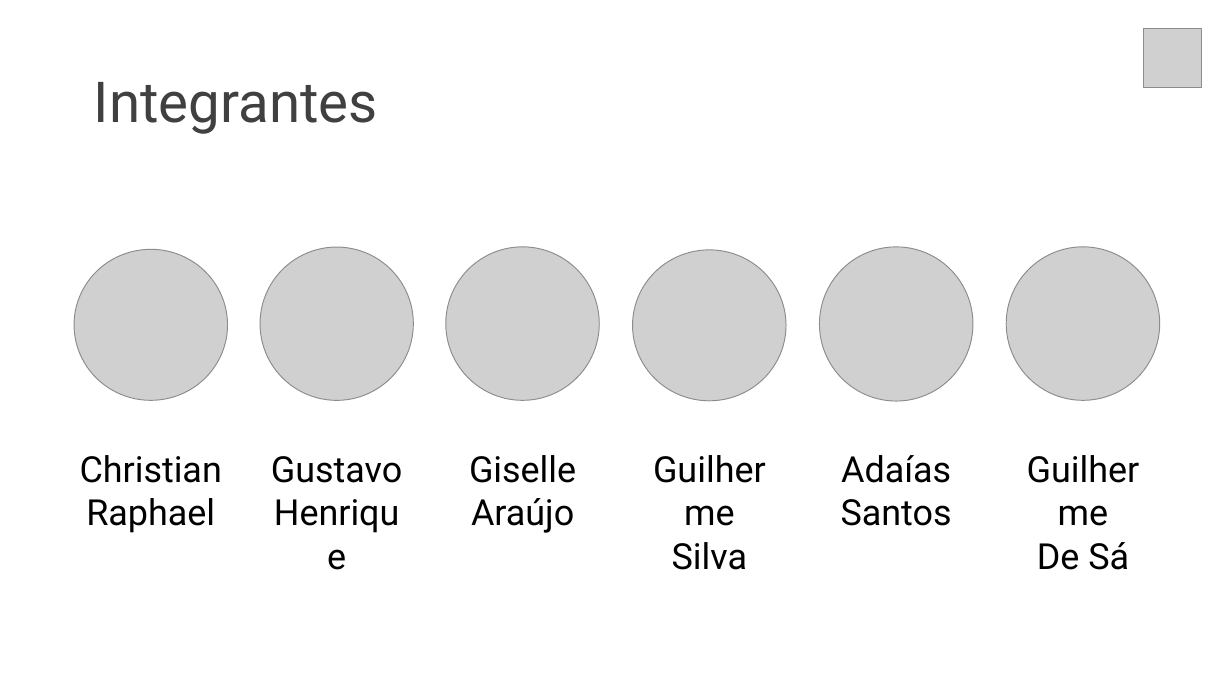
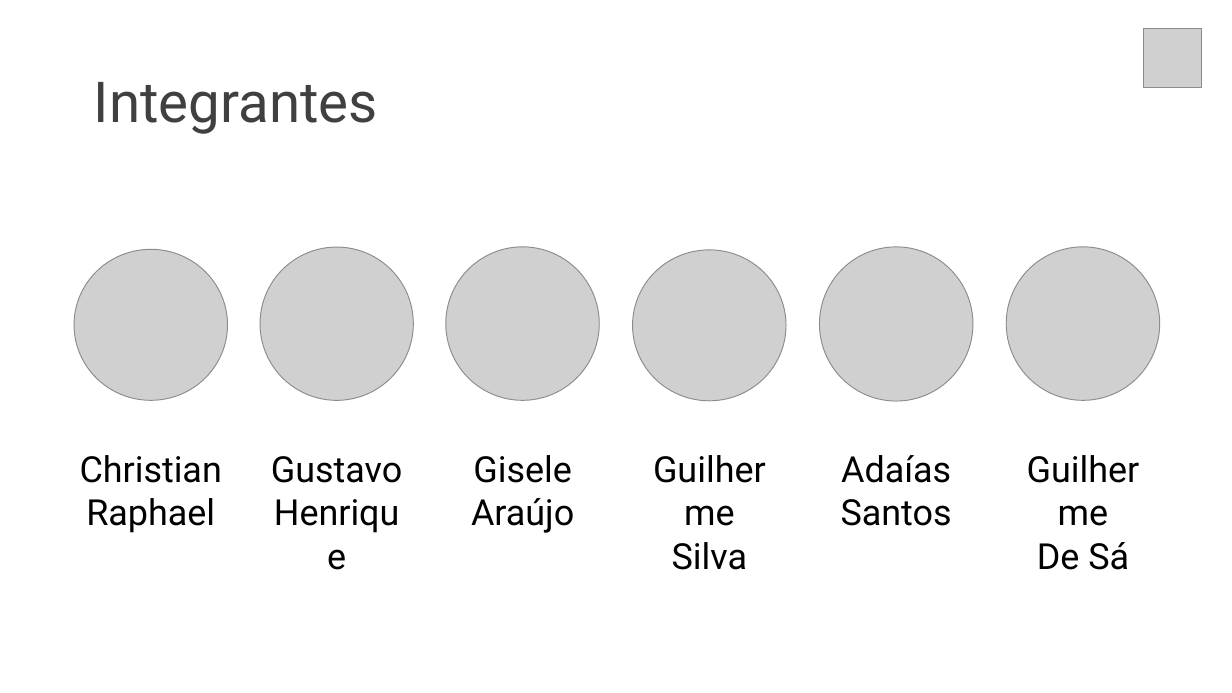
Before and after one commit to gui-ss/projeto-bandtec, a slide deck: slide 1 of Documentação/chameleon.pptx. Drawn at 1232x693 pixels with LibreOffice and Linux fonts; fonts in the diff are those of the drawing; grey boxes stand for pictures. Boxes give left, top, right and bottom in pixels: in the first picture for what was removed or moved away, otherwise in the second. Text is boxed around its words. In the diff, an @@ line names an element or a change of style, - is before the commit and + after.

```diff
--- a/Documentação/chameleon.pptx
+++ b/Documentação/chameleon.pptx
@@ text at bbox=[473, 455, 571, 483]: text changed @@
-Giselle
+Gisele
```
Also in this commit, not shown: 1 other slide changed, 1 other file.
